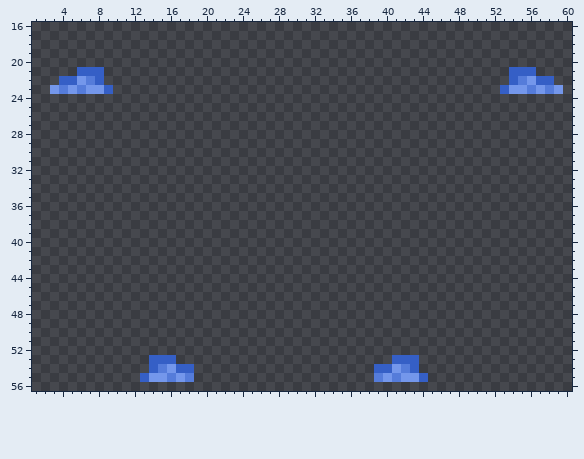
Two states of a pixel-art sprite, Resources/Textures/Objects/Misc/moproach_shoes.rsi/inhand-right.png. This is how it looked before the edit.
The file is 64x64 pixels. Shown: x 1..60, y 16..56.
Once edited:
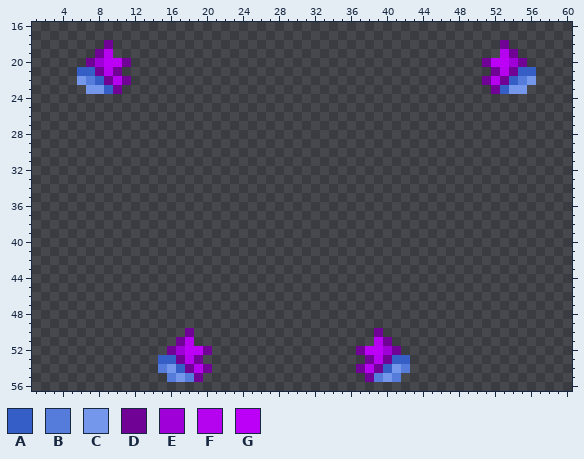
Palette (. is transparent): A #355fc6  B #557cda  C #7497eb  D #700296  E #9f00d8  F #b502ef  G #bc00f8
Changes in this commit:
Colour D now appears in row 18 at x 9 and 53; in row 19 at x 8 and 54; in row 20 at x 7, 11, 51 and 55; in row 21 at x 10 and 52; in row 22 at x 9, 11, 51 and 53; in row 23 at x 10 and 52.
Colour D now appears in row 50 at x 18 and 39; in row 51 at x 17 and 40; in row 52 at x 16, 20, 37 and 41; in row 53 at x 17, 19, 38 and 40; in row 54 at x 20 and 37; in row 55 at x 19 and 38.
The author changed colour A to colour D in row 21 at x 8 and 54; in row 54 at x 18 and 39.
Colour E now appears in row 20 at x 8 and 54; in row 52 at x 17 and 40.
Colour F now appears in row 19 at x 9 and 53; in row 21 at x 9 and 53; in row 22 at x 10 and 52; in row 51 at x 18 and 39; in row 53 at x 18 and 39; in row 54 at x 19 and 38.
Colour G now appears in row 20 at x 9 to 10 and 52 to 53; in row 52 at x 18 to 19 and 38 to 39.
Colour A is gone in row 22 at x 4 to 5 and 57 to 58; in rows 53 to 54 at x 14 and 43; in row 55 at x 13 and 44.
Colour B is gone in row 23 at x 4, 6, 56 and 58.
Colour C is gone in row 23 at x 3, 5, 57 and 59; in row 55 at x 14 to 15 and 42 to 43.
